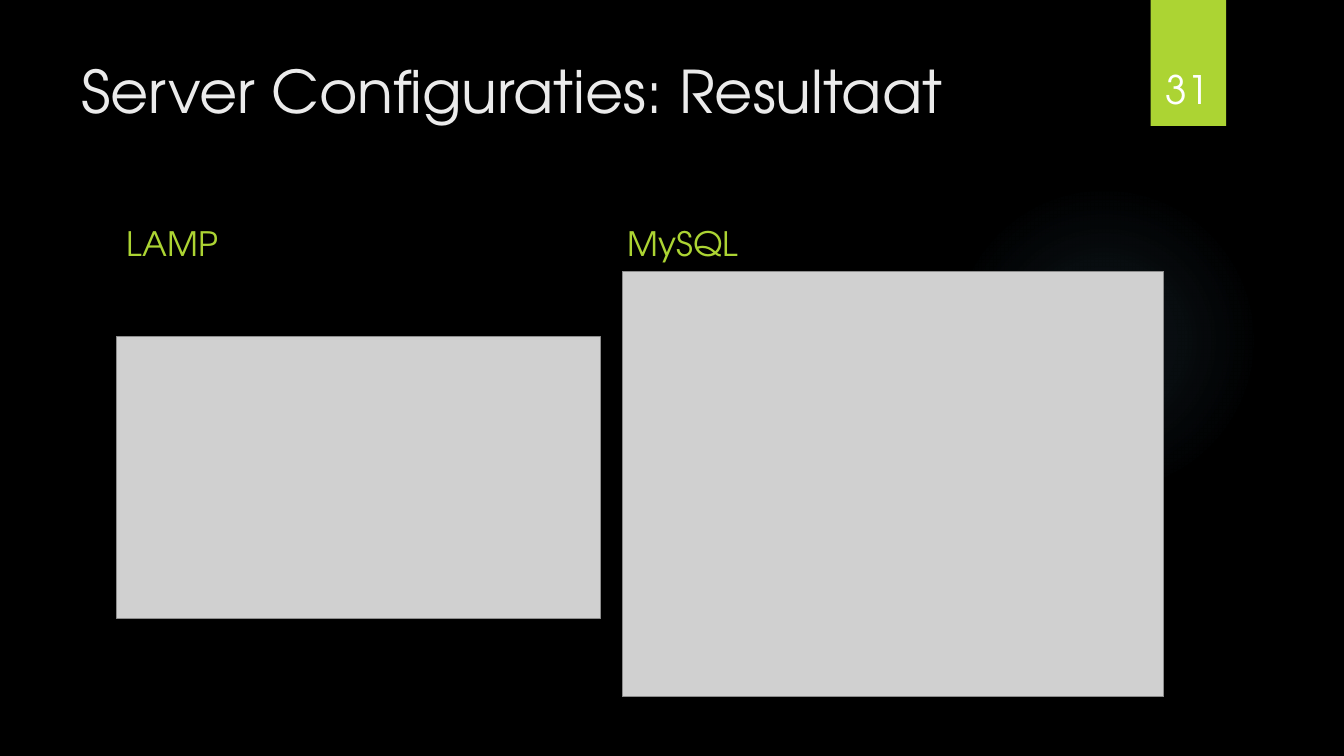
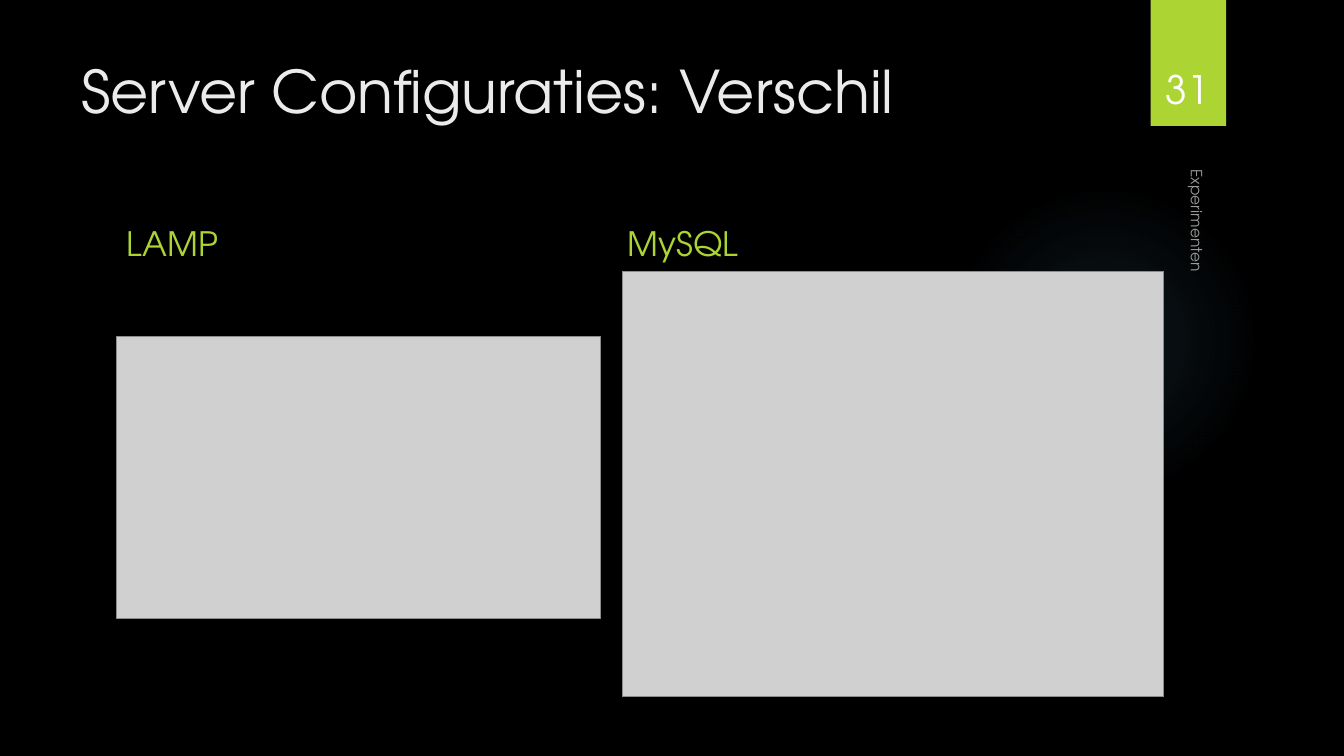
Before and after one commit to MaartenDeS/bachelorproef, a slide deck: slide 31 of presentatie/presentatie.pptx. Drawn at 1344x756 pixels with LibreOffice and Linux fonts; fonts in the diff are those of the drawing; grey boxes stand for pictures; background and template pictures are left out. Boxes give left, top, right and bottom in pixels: in the first picture for what was removed or moved away, otherwise in the second. Text is boxed around its words. In the diff, an @@ line names an element or a change of style, - is before the commit and + after.

```diff
--- a/presentatie/presentatie.pptx
+++ b/presentatie/presentatie.pptx
@@ title at [81, 68, 893, 126]: text changed @@
-Server Configuraties: Resultaat
+Server Configuraties: Verschil
@@ text added at [1183, 180, 1209, 269], 11 pt, text #FFFFFF at 60% opacity @@
+Experimenten
```
Also in this commit, not shown: 25 other slides changed, 12 slides added, 1 slide removed.
